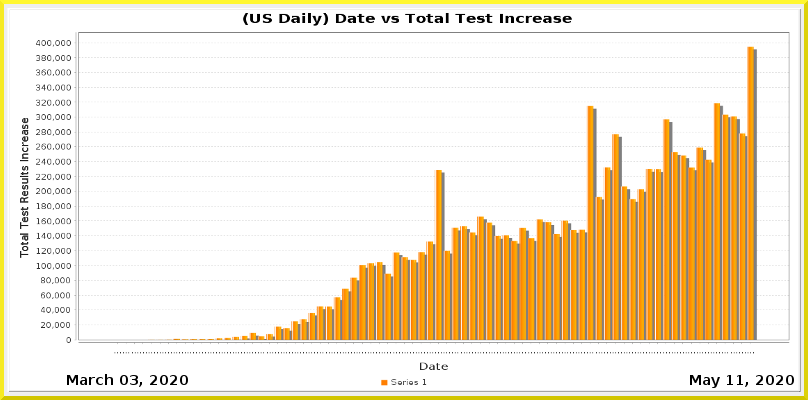
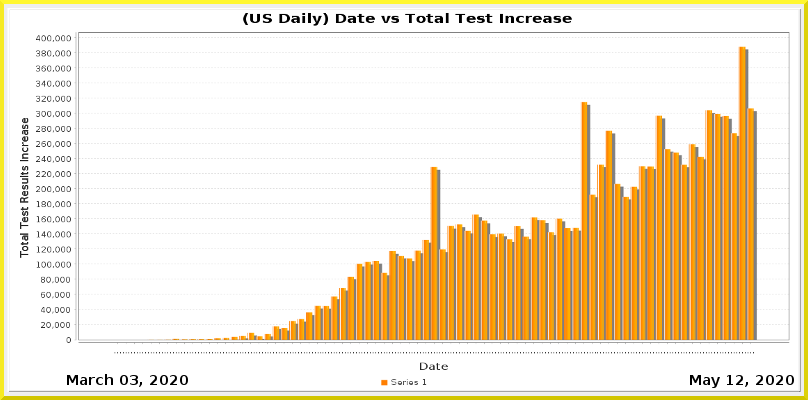
Layers edited between the first and the second 808x400 image:
painted on "Current Date" over [736, 375, 743, 385]
painted on "Date_vs_TestIncrease.png" over [36, 35, 789, 354]
